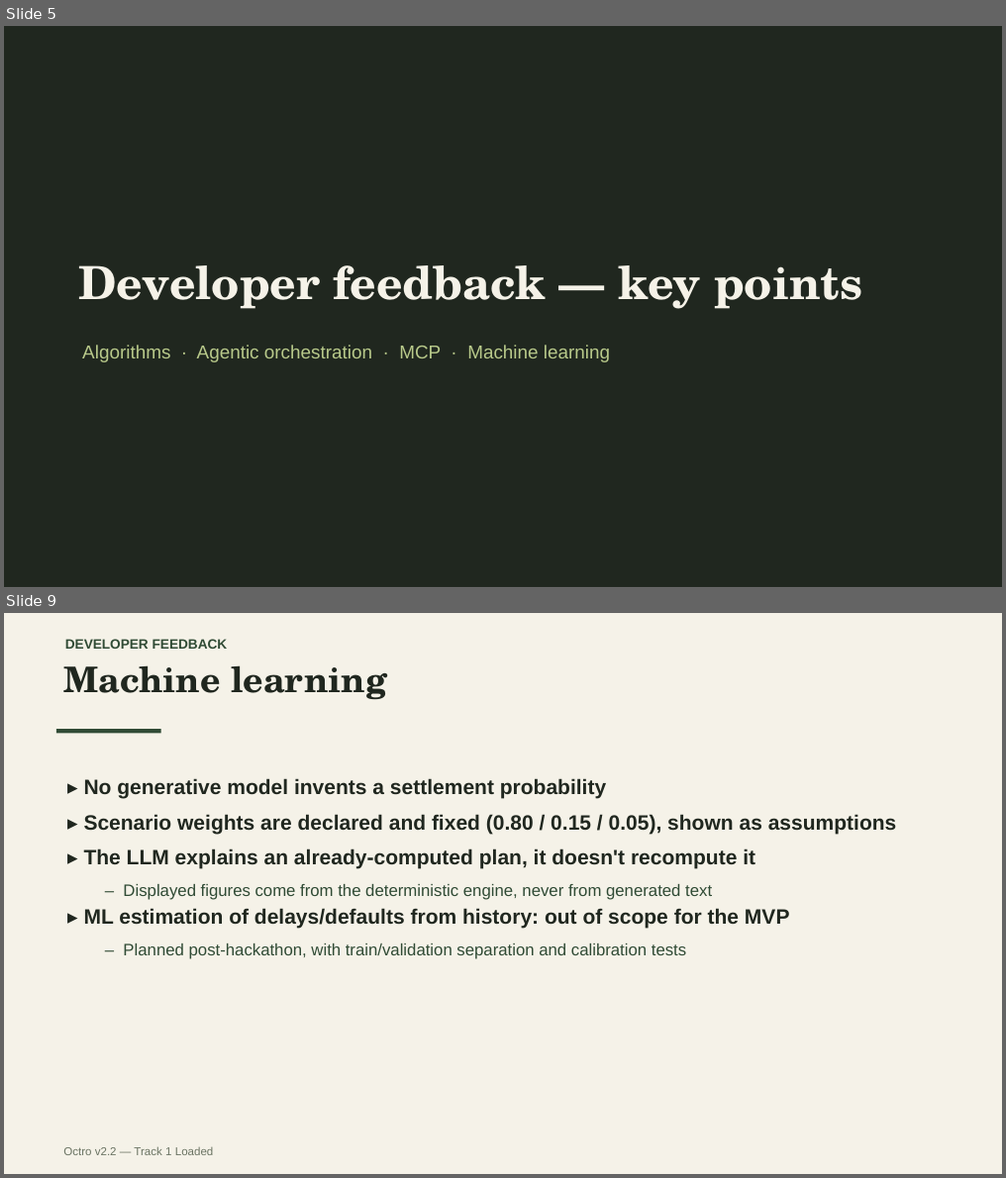
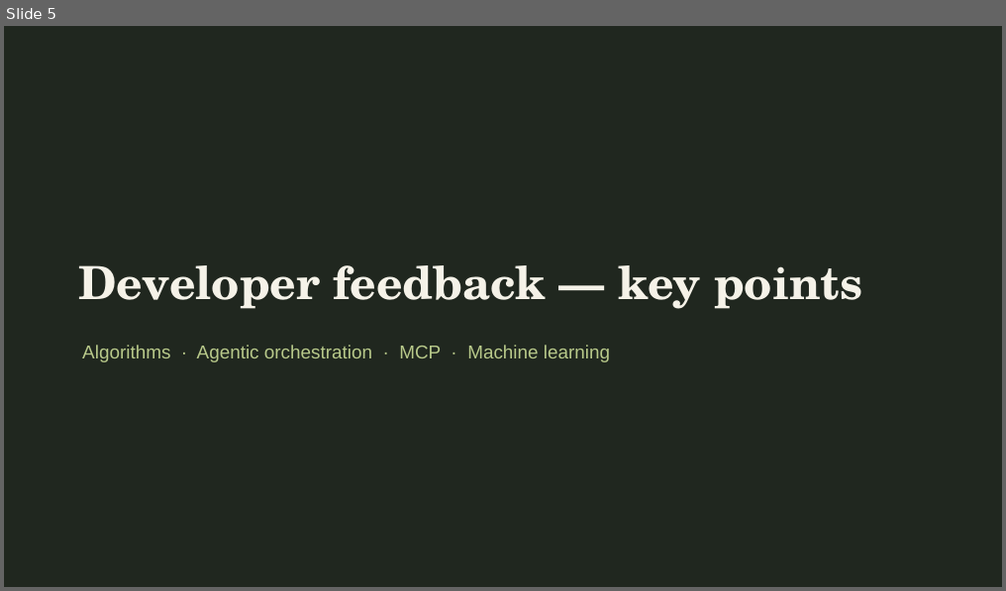
Before and after one commit to KaiZenKOS/Octro, a slide deck: docs/presentation/octro-presentation.pptx. Shown one above the other, each under a label of ours: slides 5 and 9 before the commit, slide 5 after it; the slides between them are not shown. The pictures are 1006x1178 and 1006x591 pixels, drawn with LibreOffice and Linux fonts; fonts in the diff are those of the drawing. Boxes give left, top, right and bottom in pixels: in the first picture for what was removed or moved away, otherwise in the second. Text is boxed around its words. In the diff, an @@ line names an element or a change of style, - is before the commit and + after.

```diff
--- a/docs/presentation/octro-presentation.pptx
+++ b/docs/presentation/octro-presentation.pptx
@@ slide 9 removed at <box>4,613,1002,1174</box>, background #FFFFFF @@
@@ rectangle removed at <box>4,613,1002,1174</box> @@
@@ text removed at <box>65,639,228,649</box> @@
-DEVELOPER FEEDBACK
@@ text removed at <box>63,665,387,700</box> @@
-Machine learning
@@ rectangle removed at <box>56,729,161,734</box> @@
@@ text removed at <box>84,778,897,959</box> @@
-▸ No generative model invents a settlement probability
-▸ Scenario weights are declared and fixed (0.80 / 0.15 / 0.05), shown as assumptions
-▸ The LLM explains an already-computed plan, it doesn't recompute it
-  – Displayed figures come from the deterministic engine, never from generated text
-▸ ML estimation of delays/defaults from history: out of scope for the MVP
-  – Planned post-hackathon, with train/validation separation and calibration tests
@@ text removed at <box>63,1147,214,1156</box> @@
-Octro v2.2 — Track 1 Loaded
```
Also in this commit, not shown: 1 slide changed, 3 other slides removed.
